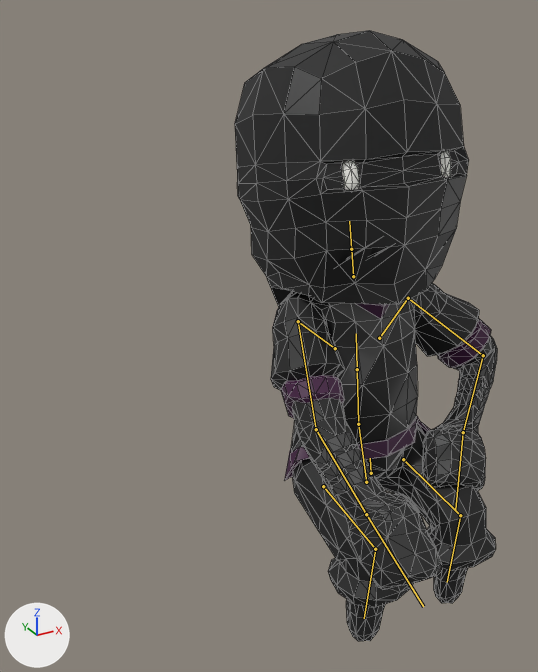
A saved change to the glTF model assets/models/Ninja_Male.gltf.
Rendered twice from a 50 mm camera at (-2.01, -2.19, 2.83) aimed at (-0.52, 0.52, 1.47). Lighting does not change. The marker at lower left points along +X, +Y and +Z. The older version comes first. Both versions are drawn at frame 0 of the action 'StandUp'; the numbers are the values there. The bones that change, and the others that lie on the model, are drawn over the model as lines. Mesh edges are drawn as thin lines.

The first picture shows 'Body'.
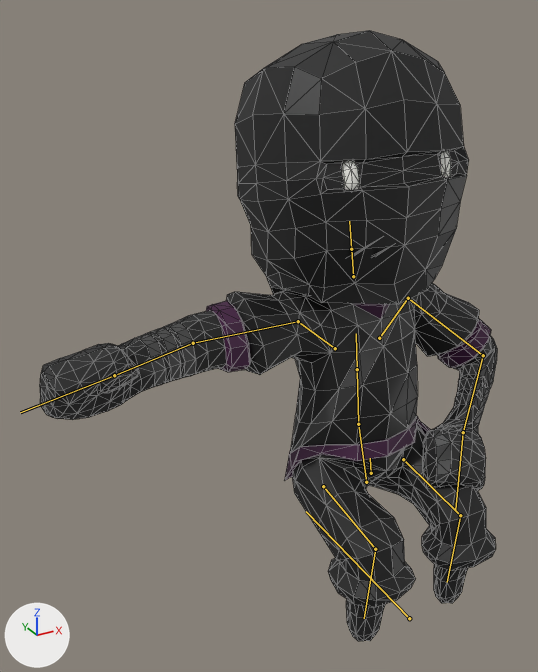
What differs and where, as boxes (x1, y1, x2, y2) in the pictures (538 x 672 px):
'Body', posed (74% wider)
    before: (235, 30, 497, 641)
    after: (40, 30, 497, 641)
bone 'UpperArm.R', root to tip
    before: (298, 321) to (316, 429)
    after: (298, 321) to (193, 343)

Edits to the bpy script that builds the scene:
```text
Change bone_upperarm_r:
    where bone_upperarm_r = bpy.data.objects['CharacterArmature'].pose.bones['UpperArm.R']  # child of 'Shoulder.R'
    bone_upperarm_r.rotation_quaternion: (0.748, -0.437, -0.207, 0.455) -> (1.0, 0.0, 0.0, 0.0)  # degrees (-58, 5, 60) -> degrees (0, 0, 0)
```
